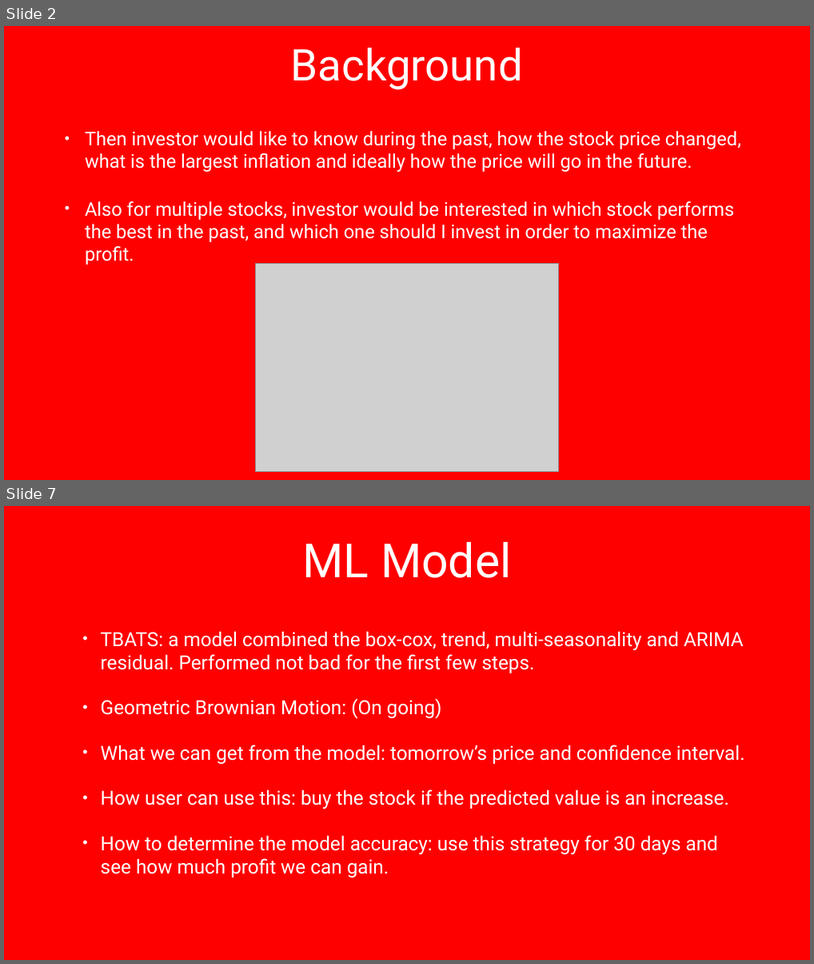
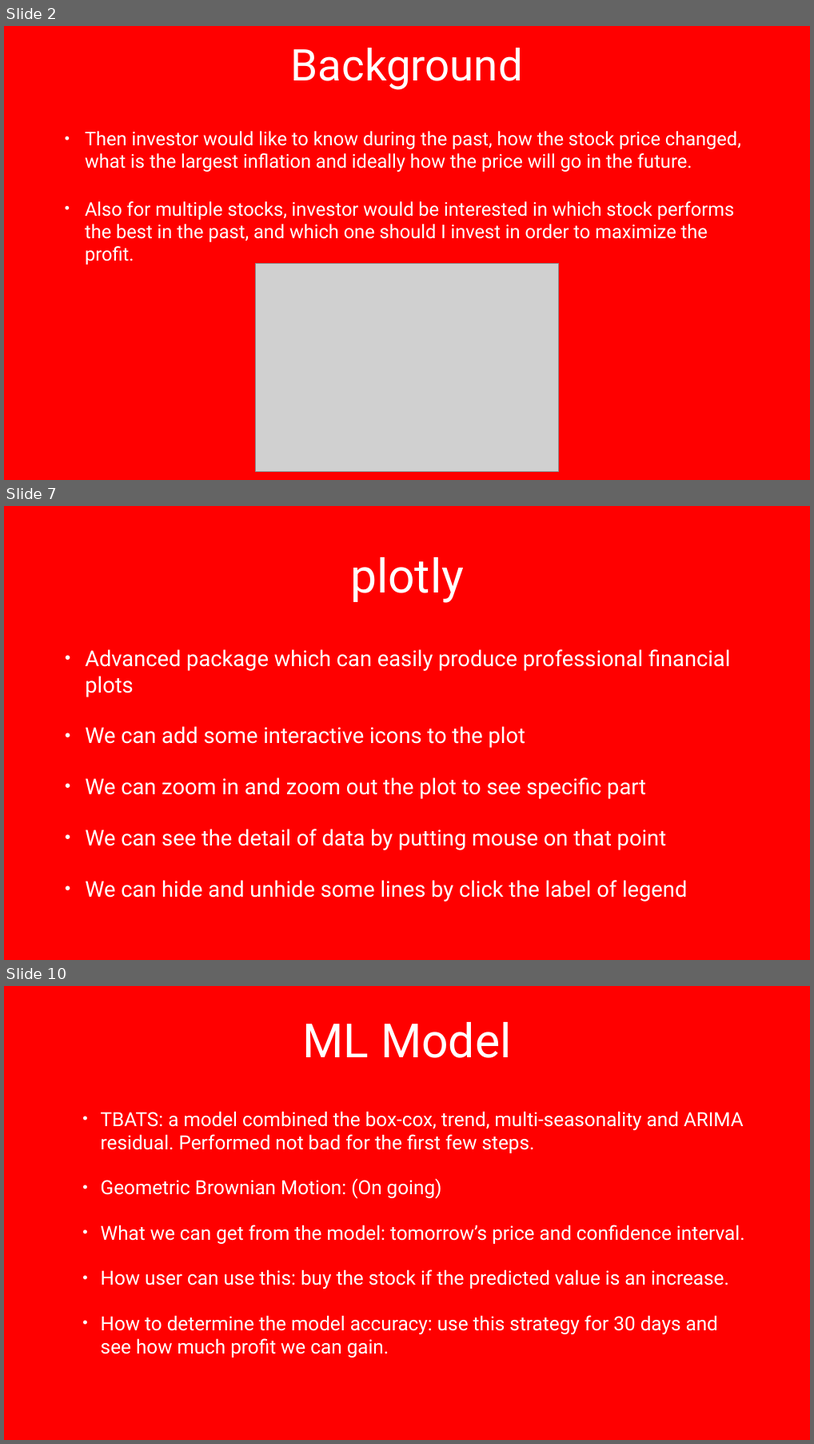
Before and after one commit to Ko2259/StockPrice, a slide deck: docs/Technology Review.pptx. Shown one above the other, each under a label of ours: slides 2 and 7 before the commit, slides 2, 7 and 10 after it; the slides between them are not shown. The pictures are 814x964 and 814x1444 pixels, drawn with LibreOffice and Linux fonts; fonts in the diff are those of the drawing; grey boxes stand for pictures; background and template pictures are left out. Boxes give left, top, right and bottom in pixels: in the first picture for what was removed or moved away, otherwise in the second. Text is boxed around its words. In the diff, an @@ line names an element or a change of style, - is before the commit and + after.

```diff
--- a/docs/Technology Review.pptx
+++ b/docs/Technology Review.pptx
@@ slide 7 added at [4,506,810,960], background picture (left out) @@
@@ title added at [350,557,464,603], 112 pt, text #FFFFFF @@
+plotly
@@ text added at [85,649,730,901], 52 pt, text #FFFFFF @@
+• Advanced package which can easily produce professional financial plots
+• We can add some interactive icons to the plot
+• We can zoom in and zoom out the plot to see specific part
+• We can see the detail of data by putting mouse on that point
+• We can hide and unhide some lines by click the label of legend
@@ what was slide 7 is now slide 10 @@
```
Also in this commit, not shown: 3 slides changed, 3 other slides added, 1 slide removed, 1 other file.
